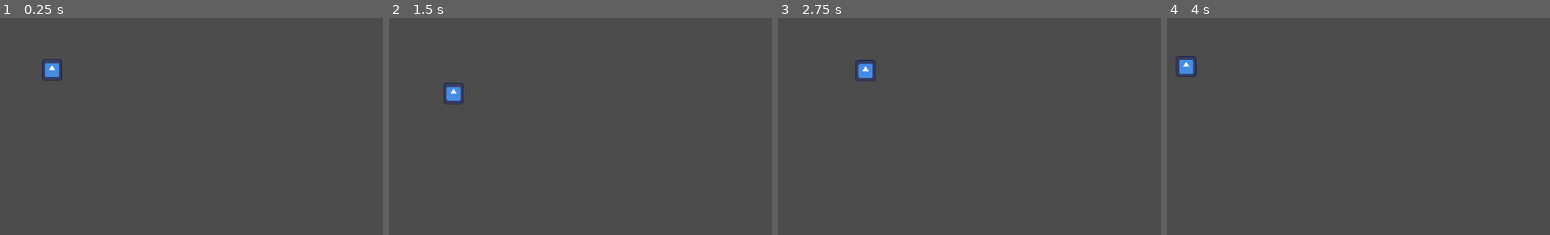
Above: before the commit, frames 1-4 (left to right).
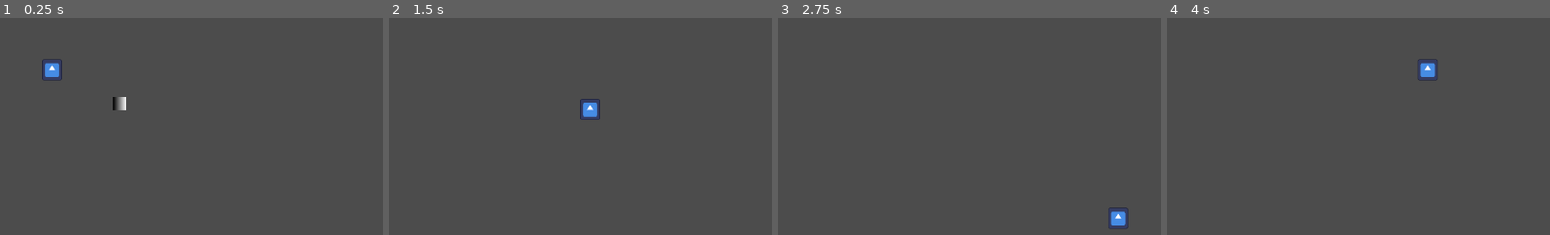
Above: after the commit, the same moments.

Repository: begleycm/plants-vs-insects
Game: Godot game, scene res://scenes/main.tscn
The game is run twice, just before and just after one commit, with the same random seed, the same clock (stepped at 60 frames per second) and the same inputs. The engine's default icon, where the game draws it, is replaced by a stand-in: a white triangle on a blue panel in a dark square.
Inputs (mouse positions are in pixels of both pictures, inside the frame that each line leads up to):
- Up to frame 1 (0.25 s): no input
- Up to frame 2 (1.5 s): tap Enter at 0.5 s; move the mouse to (607, 48) at 0.52 s; hold D (right) 0.53-1.28 s; hold F (interact) 0.53-1.28 s; move the mouse to (outside the picture) at 1.27 s; hold S (down) from 1.28 s (still down); click (outside the picture) at 1.35 s
- Up to frame 3 (2.75 s): tap F (interact) at 1.55 s; move the mouse to (outside the picture) at 2.02 s; release S (down) at 2.03 s; hold D (right) from 2.03 s (still down); hold F (interact) from 2.03 s (still down)
- Up to frame 4 (4 s): move the mouse to (1182, 154) at 2.77 s; release D (right) at 2.78 s; release F (interact) at 2.78 s; hold W (up) 2.78-3.53 s; tap F (interact) at 2.85 s; move the mouse to (1446, 133) at 3.52 s; hold A (left) from 3.53 s (still down); hold F (interact) from 3.53 s (still down); click (1446, 133) at 3.6 s

The runs differ from the first frame. In frame 1, 0.2% of the frame differs, in the area x 29-33%, y 36-43%; in frame 2, 0.7%, in the area x 14-56%, y 29-47%; in frame 3, 0.7%; in frame 4, 0.7%.

Commit message:
Implement basic pickup and disappear for world items

Diff:
--- a/scenes/Player.tscn
+++ b/scenes/Player.tscn
@@ -6,7 +6,8 @@
 [sub_resource type="RectangleShape2D" id="RectangleShape2D_1gpwn"]
 size = Vector2(32, 32)
 
-[sub_resource type="CircleShape2D" id="CircleShape2D_recwk"]
+[sub_resource type="CircleShape2D" id="CircleShape2D_vl7k1"]
+radius = 50.0
 
 [node name="CharacterBody2D" type="CharacterBody2D"]
 script = ExtResource("1_h8oje")
@@ -25,4 +26,4 @@
 input_pickable = false
 
 [node name="CollisionShape2D" type="CollisionShape2D" parent="Area2D"]
-shape = SubResource("CircleShape2D_recwk")
+shape = SubResource("CircleShape2D_vl7k1")
--- a/scenes/main.tscn
+++ b/scenes/main.tscn
@@ -1,6 +1,7 @@
-[gd_scene load_steps=4 format=3 uid="uid://hj0nia07mwgt"]
+[gd_scene load_steps=5 format=3 uid="uid://hj0nia07mwgt"]
 
 [ext_resource type="PackedScene" uid="uid://bgmdles5s2c4u" path="res://scenes/Player.tscn" id="1_xgtu0"]
+[ext_resource type="PackedScene" uid="uid://cex3e6i08oc5n" path="res://scenes/world_space_item.tscn" id="2_tewed"]
 
 [sub_resource type="Environment" id="Environment_gvy2v"]
 background_mode = 3
@@ -14,9 +15,12 @@
 
 [node name="CharacterBody2D" parent="." instance=ExtResource("1_xgtu0")]
 
-[node name="Camera2D" type="Camera2D" parent="CharacterBody2D"]
-position_smoothing_enabled = true
-
 [node name="WorldEnvironment" type="WorldEnvironment" parent="."]
 environment = SubResource("Environment_gvy2v")
 camera_attributes = SubResource("CameraAttributesPhysical_ctx1i")
+
+[node name="BaseItem" parent="." instance=ExtResource("2_tewed")]
+position = Vector2(102, 51)
+
+[node name="Camera2D" type="Camera2D" parent="."]
+position_smoothing_enabled = true
--- a/scenes/world_space_item.tscn
+++ b/scenes/world_space_item.tscn
@@ -1,7 +1,4 @@
-[gd_scene load_steps=6 format=3 uid="uid://cex3e6i08oc5n"]
-
-[ext_resource type="Script" path="res://scenes/world_space_item.gd" id="1_vinfm"]
-[ext_resource type="Resource" uid="uid://b438fpid1oddy" path="res://scripts/inventory/items/test_item.tres" id="2_llqnb"]
+[gd_scene load_steps=4 format=3 uid="uid://cex3e6i08oc5n"]
 
 [sub_resource type="Gradient" id="Gradient_weo2c"]
 
@@ -12,8 +9,8 @@
 
 [node name="BaseItem" type="RigidBody2D"]
 collision_layer = 2
-script = ExtResource("1_vinfm")
-item_resource = ExtResource("2_llqnb")
+collision_mask = 0
+gravity_scale = 0.0
 
 [node name="Sprite2D" type="Sprite2D" parent="."]
 position = Vector2(9.53674e-07, 9.53674e-07)
--- a/scripts/Player.gd
+++ b/scripts/Player.gd
@@ -11,6 +11,7 @@
 @onready var inv: Inventory = preload("res://scripts/inventory/Inventory.tres")
 
 @onready var pickupArea: Area2D = get_node("Area2D")
+@onready var areashape: CollisionShape2D = pickupArea.get_child(0)
 
 func _ready():
 	pickupArea.collision_mask = 2
@@ -31,12 +32,13 @@
 func _process(delta) -> void:
 #Pickup
 	if Input.is_action_pressed("interact"):
+		#We preobably don't need a check since the mask is #2
 		var body :Node2D = GetClosestBody()
 		if body != null:
 			#TODO add stuff here
-
+			print("picked up!")
 			inv.AddItem(body.get_script())#NOT CORRECT ARGUMENT
-			pass
+			body.queue_free()
 
 
 	if Input.is_action_just_pressed("click"):
@@ -50,7 +52,7 @@
 	# Get the input direction and handle the movement/deceleration.
 	# As good practice, you should replace UI actions with custom gameplay actions.
 	var direction = Vector2(Input.get_axis("left", "right"), Input.get_axis("up", "down"))
-	print(direction)
+	#print(direction)
 	if direction != Vector2.ZERO:
 		velocity = direction * SPEED
 	else:
Not shown: 1 places in scenes/bullet.tscn that only renumber resources
